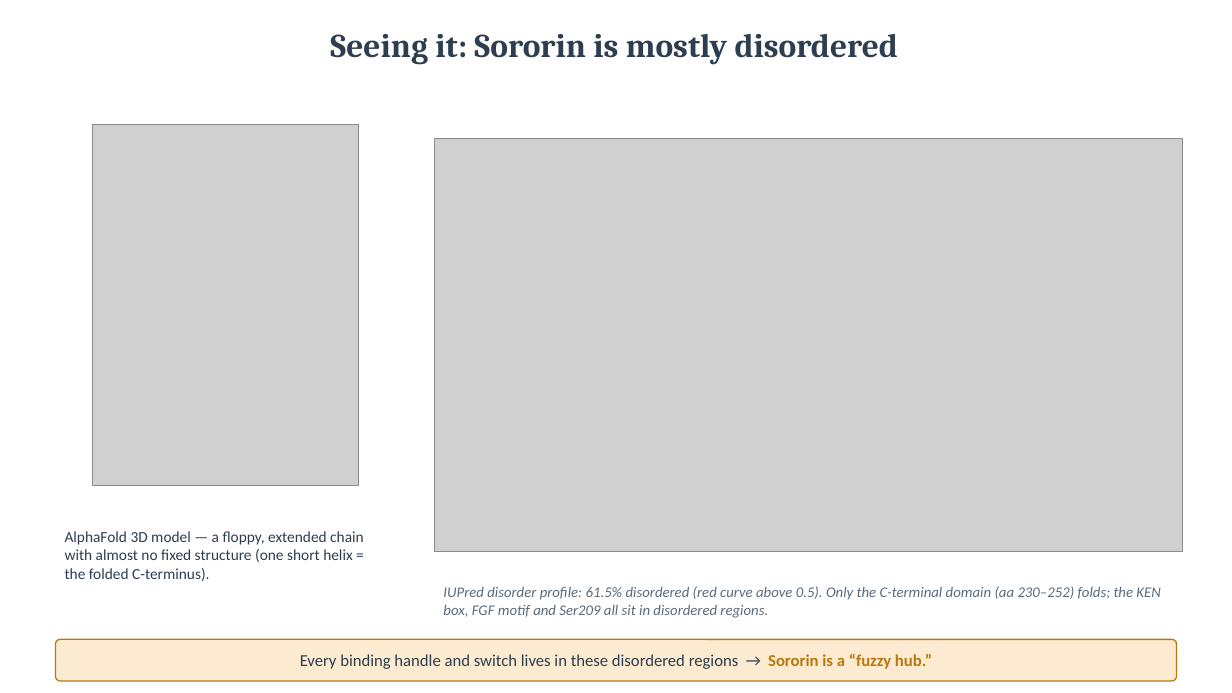
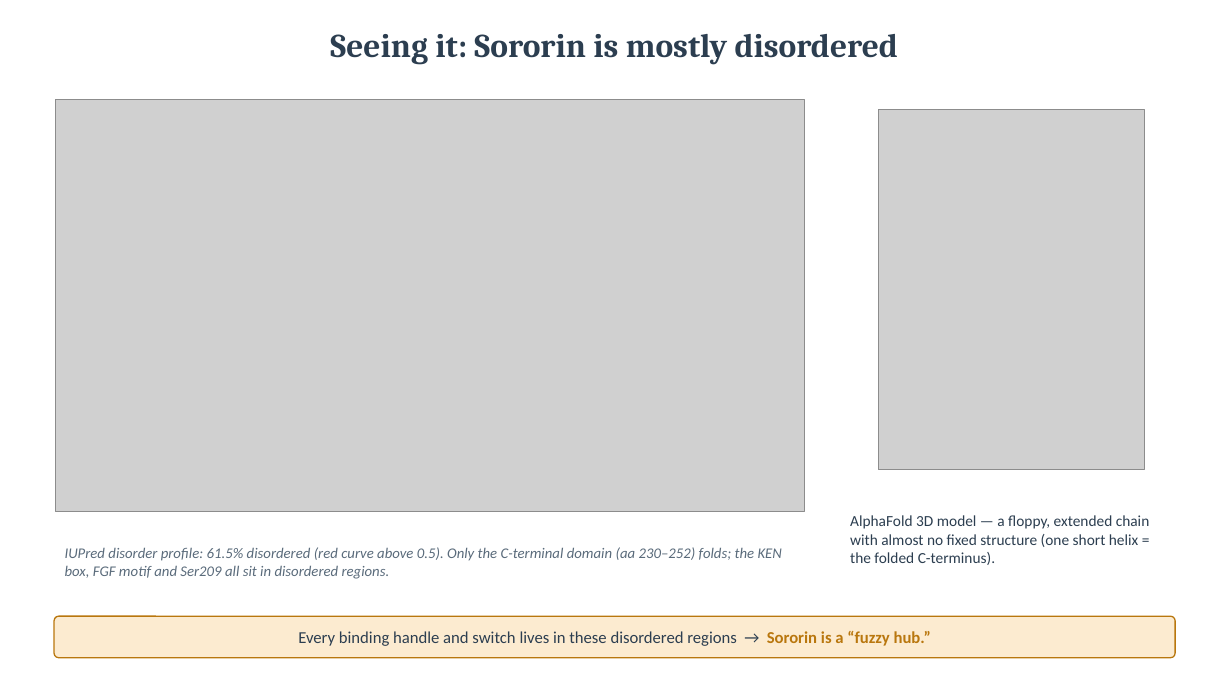
Before and after one commit to amirh0ss3in/Sororin_project, a slide deck: slide 9 of Sororin_mechanism_flowchart.pptx (slide 8 before the commit). Drawn at 1232x693 pixels with LibreOffice and Linux fonts; fonts in the diff are those of the drawing; grey boxes stand for pictures. Boxes give left, top, right and bottom in pixels: in the first picture for what was removed or moved away, otherwise in the second. Text is boxed around its words. In the diff, an @@ line names an element or a change of style, - is before the commit and + after.

```diff
--- a/Sororin_mechanism_flowchart.pptx
+++ b/Sororin_mechanism_flowchart.pptx
@@ picture: place and size @@
-picture at (434, 139, 1183, 552)
+picture at (55, 100, 804, 513)
@@ picture: place and size @@
-picture at (92, 125, 359, 485)
+picture at (878, 110, 1144, 470)
@@ text "AlphaFold 3D model — a ...": place and size @@
-text "AlphaFold 3D model — a ..." at (65, 531, 364, 581)
+text "AlphaFold 3D model — a ..." at (850, 515, 1150, 565)
@@ text "IUPred disorder profile: 61.5% disordered ...": place and size @@
-text "IUPred disorder profile: 61.5% disordered ..." at (443, 586, 1160, 618)
+text "IUPred disorder profile: 61.5% disordered ..." at (65, 547, 782, 579)
@@ rounded rectangle "Every binding handle and switch ...": place and size @@
-rounded rectangle "Every binding handle and switch ..." at (55, 640, 1177, 681)
+rounded rectangle "Every binding handle and switch ..." at (55, 616, 1176, 658)
```
Also in this commit, not shown: 2 slides added, 5 other files.
